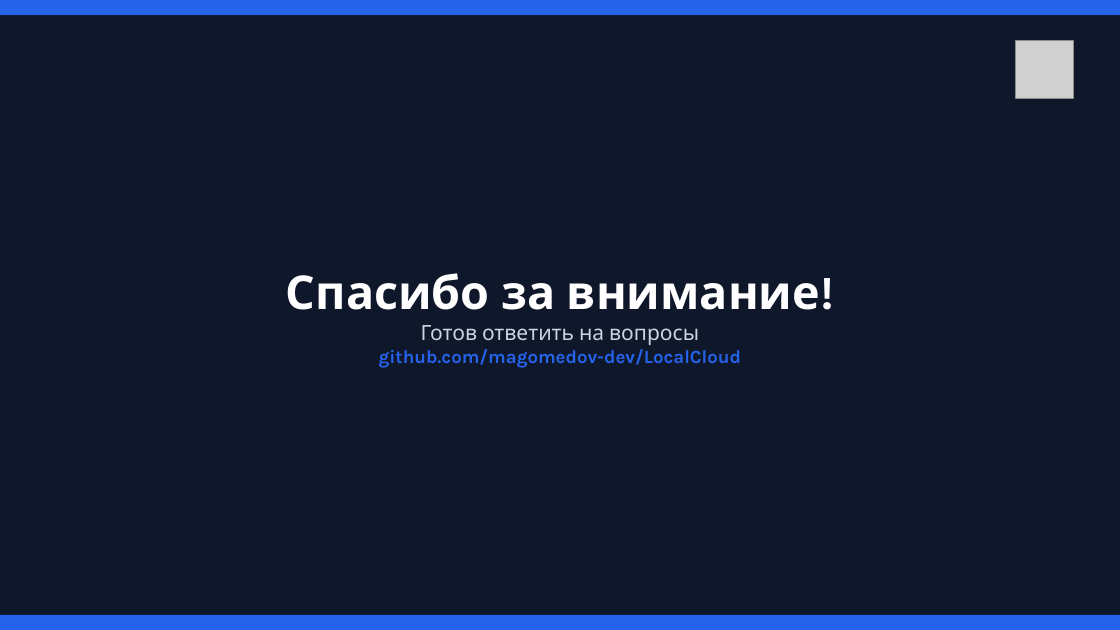
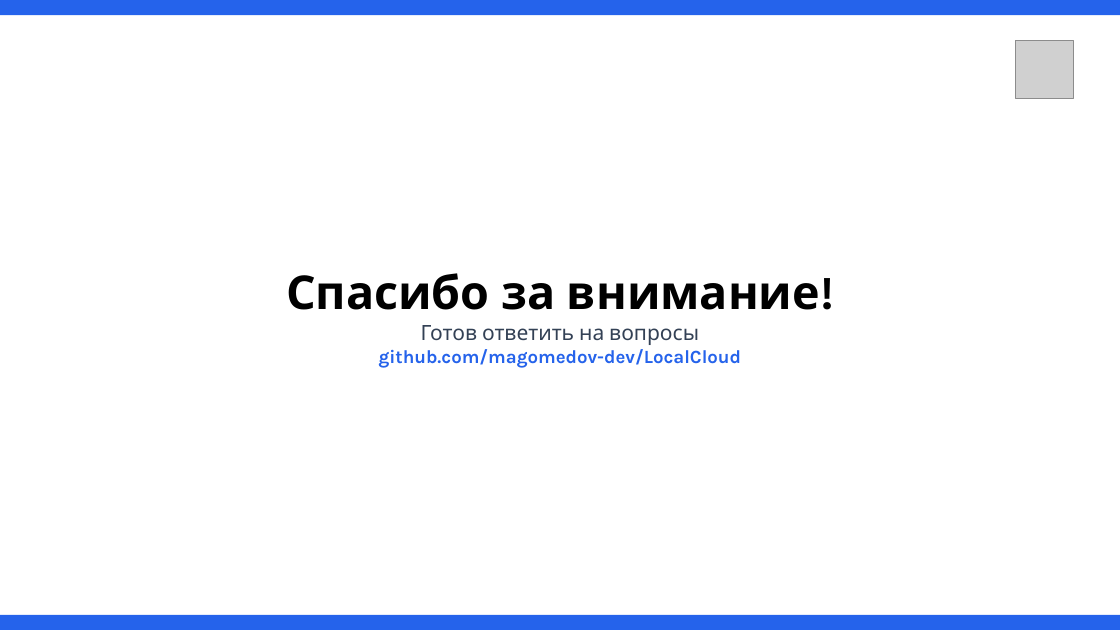
Before and after one commit to magomedov-dev/LocalCloud, a slide deck: slide 22 of docs/sources/Presentation.pptx. Drawn at 1120x630 pixels with LibreOffice and Linux fonts; fonts in the diff are those of the drawing; grey boxes stand for pictures. Boxes give left, top, right and bottom in pixels: in the first picture for what was removed or moved away, otherwise in the second. Text is boxed around its words. In the diff, an @@ line names an element or a change of style, - is before the commit and + after.

```diff
--- a/docs/sources/Presentation.pptx
+++ b/docs/sources/Presentation.pptx
@@ rectangle removed at [0,0,1120,630] @@
@@ text at [286,273,820,345]: text colour #FFFFFF to #000000 in "Спасибо за внимание!"; text colour #CBD5E1 to #334155 in "Готов ответить на вопросы" @@
```
Also in this commit, not shown: 2 other slides changed.
